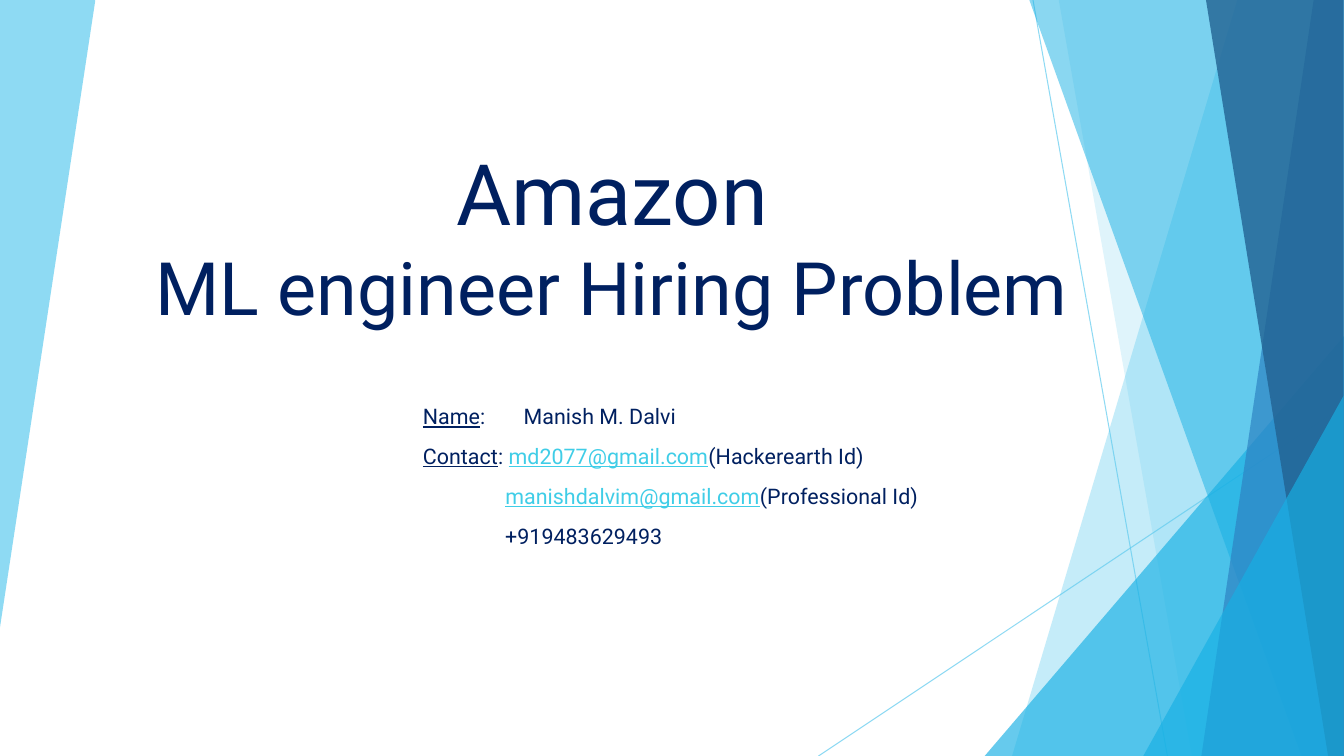
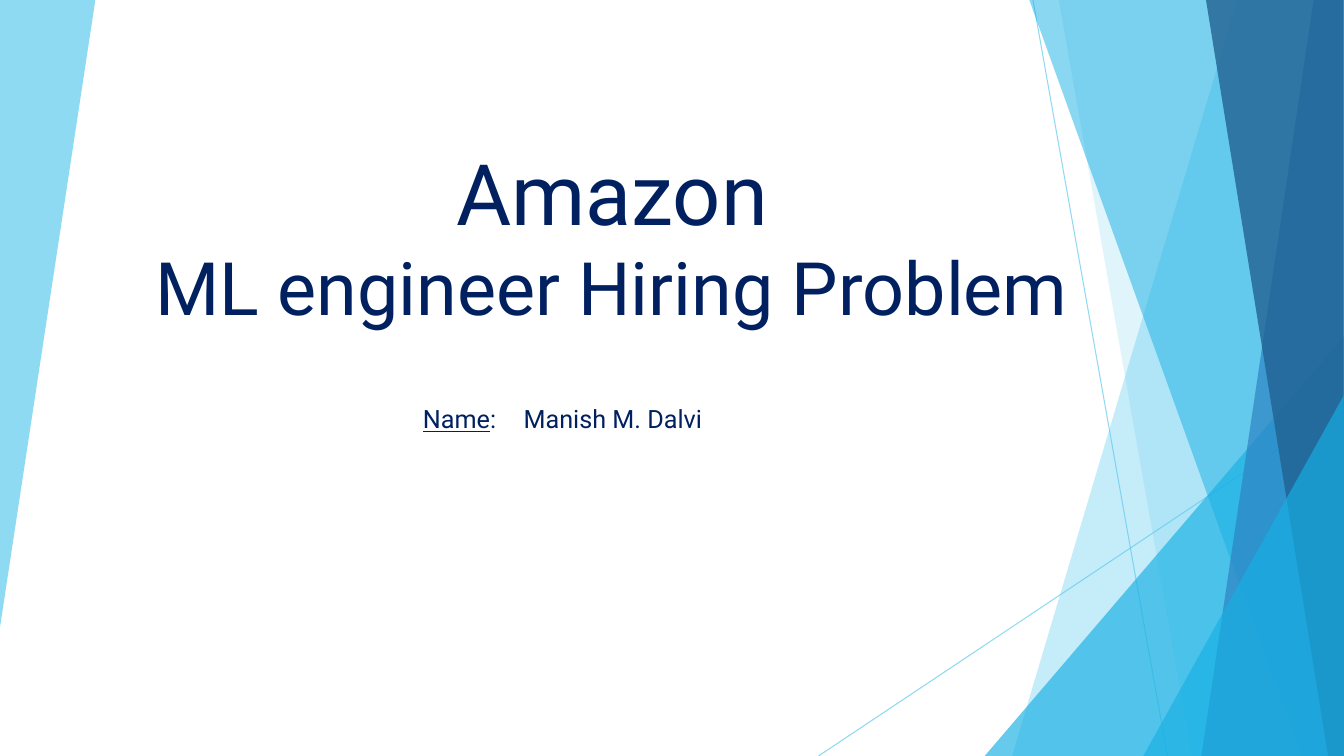
Before and after one commit to ManishDalvi/Amazon-HackerEarth-Challenge, a slide deck: slide 1 of Amazon_Submission.pptx. Drawn at 1344x756 pixels with LibreOffice and Linux fonts; fonts in the diff are those of the drawing. Boxes give left, top, right and bottom in pixels: in the first picture for what was removed or moved away, otherwise in the second. Text is boxed around its words. In the diff, an @@ line names an element or a change of style, - is before the commit and + after.

```diff
--- a/Amazon_Submission.pptx
+++ b/Amazon_Submission.pptx
@@ text "Name: Manish M. Dalvi" at [423,409,702,432]: size 15.3 to 18 pt @@
@@ text at [423,447,917,545]: paragraphs removed @@
-Contact: md2077@gmail.com(Hackerearth Id)
-manishdalvim@gmail.com(Professional Id)
-+919483629493
```
Also in this commit, not shown: 1 other file.
